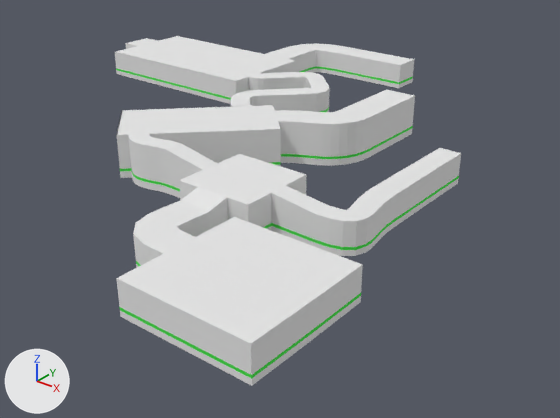
One commit to the Blender file Assets/Models/env/Level/NewLevel.blend: the scene before it, then after it.
Before and after are seen from a camera (50 mm lens) standing at (5.24, -5.83, 5.08) and looking at (-2.88, 4.31, -1.21). The axes (+X, +Y, +Z) are drawn at lower left. The lights are the same throughout.
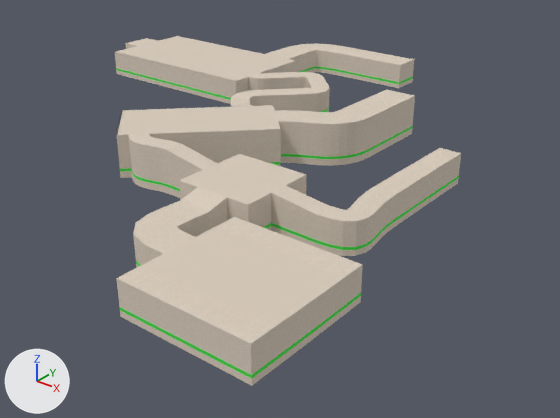
What differs and where, as boxes [x1, y1, x2, y2] in the pictures (560 x 418 px):
part 1 of me_cube, built on
    both: [117, 217, 363, 343]
part 2 of me_cube, surface changed
    both: [116, 67, 459, 379]
part 3 of me_cube, recoloured
    both: [115, 36, 461, 386]

What changed in the scene script:
```text
Add img_macro_flour_diff_1k_jpg:
    img_macro_flour_diff_1k_jpg = load_image('macro_flour_diff_1k.jpg', '../../../Textures/Buildings/Walls/Flour/macro_flour_diff_1k.jpg', 1024, 1024, 'sRGB')
Add mat_surgerypath:
    mat_surgerypath = principled_material('SurgeryPath')
    mat_surgerypath.base_color = (0.8, 0.8, 0.8)  # white #e7e7e7
Add mat_wall:
    mat_wall = bpy.data.materials.new('Wall')
    # uses the picture img_macro_flour_diff_1k_jpg
Change me_cube:
    used by ob_cube; location = (0.0, 0.0, 0.0)
    remove me_cube.from_pydata(...)  # 4176 vertices, 3967 faces; spans x -9.36..1.02, y -1.01..9.49, z -0.04..0.71
    add me_cube.from_pydata(...)  # 4205 vertices, 3994 faces; spans x -9.36..1.02, y -1.01..9.49, z -0.04..0.71
    me_cube part 1
    17 faces are deleted
    10 vertices in x -1.0..1.0, y 1.0, z 0.04..0.49 move by (0.0, -0.37, 0.0)
    10 vertices in x -1.0..1.0, y -1.0, z 0.04..0.49 move by (0.0, 0.37, 0.0)
    7 vertices are added at x -1.0..0.83, y -0.17..0.16, z 0.04
    10 new vertices lie (-0.17, 0.0, 0.0) away from vertices in x 1.0, y -1.0..1.0, z -0.04..0.04
    12 new vertices lie (0.0, 0.37, 0.0) away from vertices in x -1.0..1.0, y -1.0..0.26, z -0.04..0.04
    37 new faces join them, mat_floor (its picture is missing)
    5 new faces join them, mat_path (green #9ce78b)
    2 new faces join them, mat_surgerypath (white #e7e7e7)
    me_cube part 2: 3945 kept faces spanning x -9.36..1.02, y -1.01..9.49, z -0.04..0.71 get new texture (UV) coordinates
    me_cube part 3: 2505 faces spanning x -9.36..1.02, y -1.01..9.49, z -0.04..0.71 switch from mat_material (white #e7e7e7) to mat_wall
    add me_cube.materials.append(mat_surgerypath)  # white #e7e7e7
```
